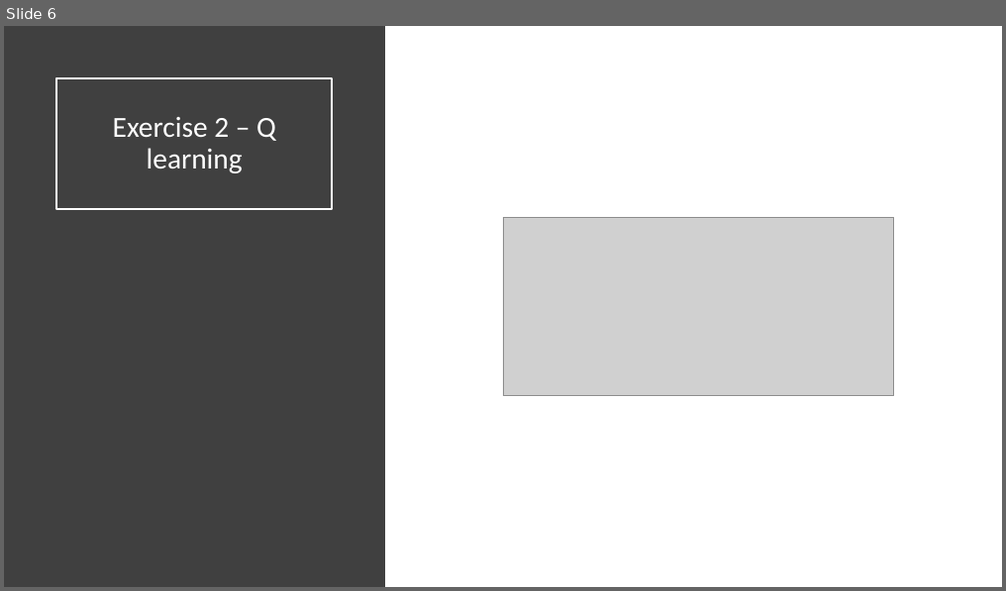
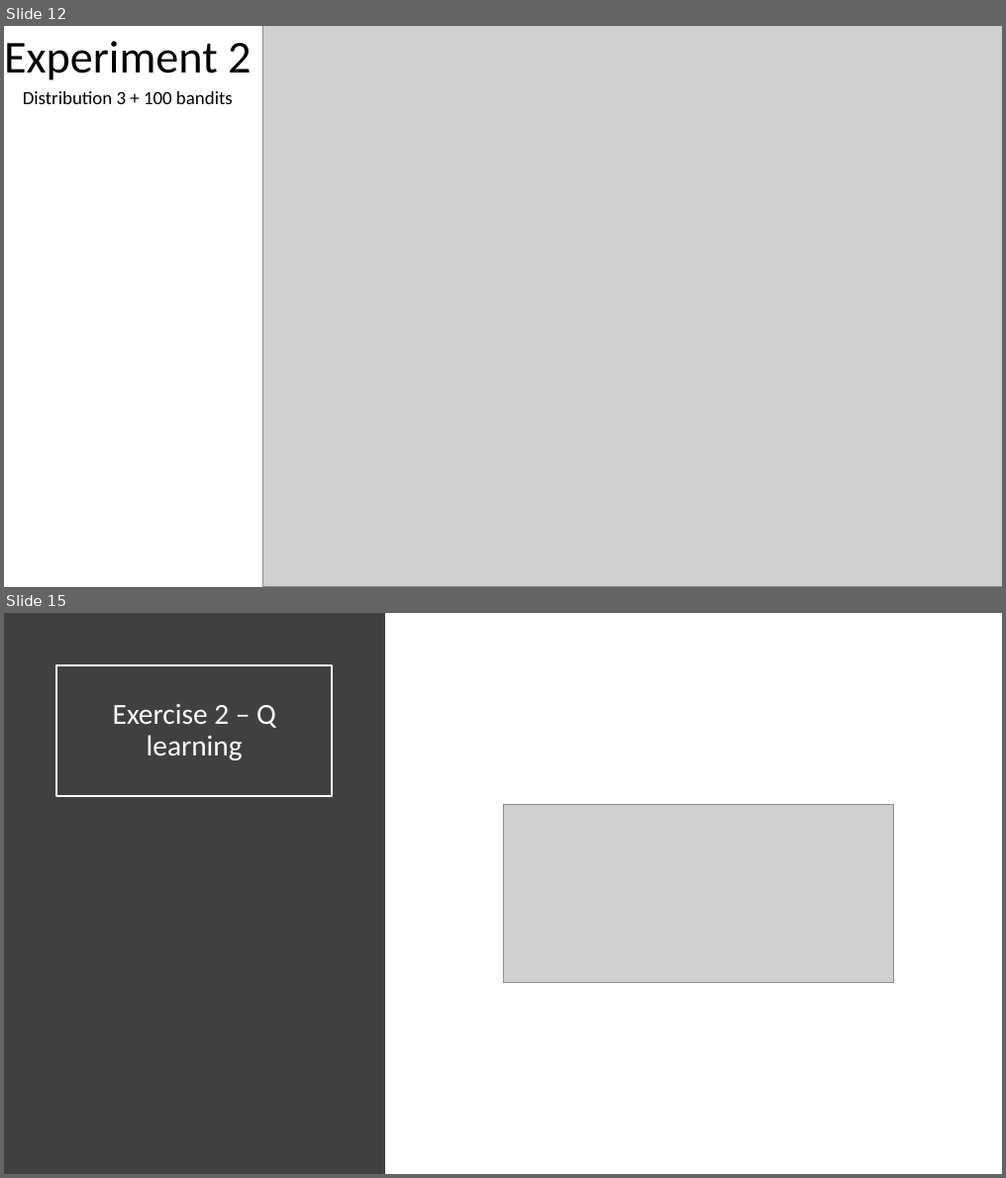
Before and after one commit to mpiffari/ReinforcementLearning2019, a slide deck: Presentation/SDU_SummerSchool_Presentation.pptx. Shown one above the other, each under a label of ours: slide 6 before the commit, slides 12 and 15 after it; the slides between them are not shown. The pictures are 1006x591 and 1006x1178 pixels, drawn with LibreOffice and Linux fonts; fonts in the diff are those of the drawing; grey boxes stand for pictures. Boxes give left, top, right and bottom in pixels: in the first picture for what was removed or moved away, otherwise in the second. Text is boxed around its words. In the diff, an @@ line names an element or a change of style, - is before the commit and + after.

```diff
--- a/Presentation/SDU_SummerSchool_Presentation.pptx
+++ b/Presentation/SDU_SummerSchool_Presentation.pptx
@@ slide 12 added at bbox=[4, 26, 1002, 587], background #FFFFFF @@
@@ title added at bbox=[4, 41, 251, 80], 44 pt, text #000000 @@
+Experiment 2
@@ picture added at bbox=[263, 26, 1002, 586] @@
@@ picture added at bbox=[365, 26, 979, 576] @@
@@ text added at bbox=[23, 91, 233, 104], 18 pt, text #000000 @@
+Distribution 3 + 100 bandits
@@ what was slide 6 is now slide 15 @@
```
Also in this commit, not shown: 2 slides changed, 8 other slides added, 3 other files.
